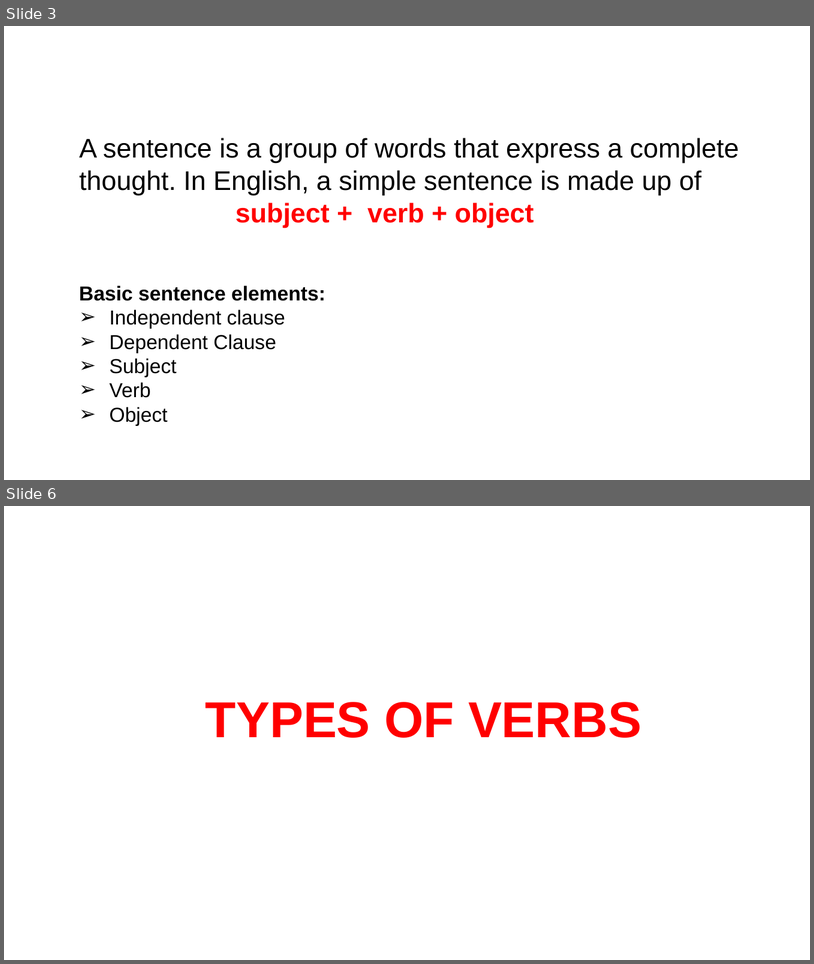
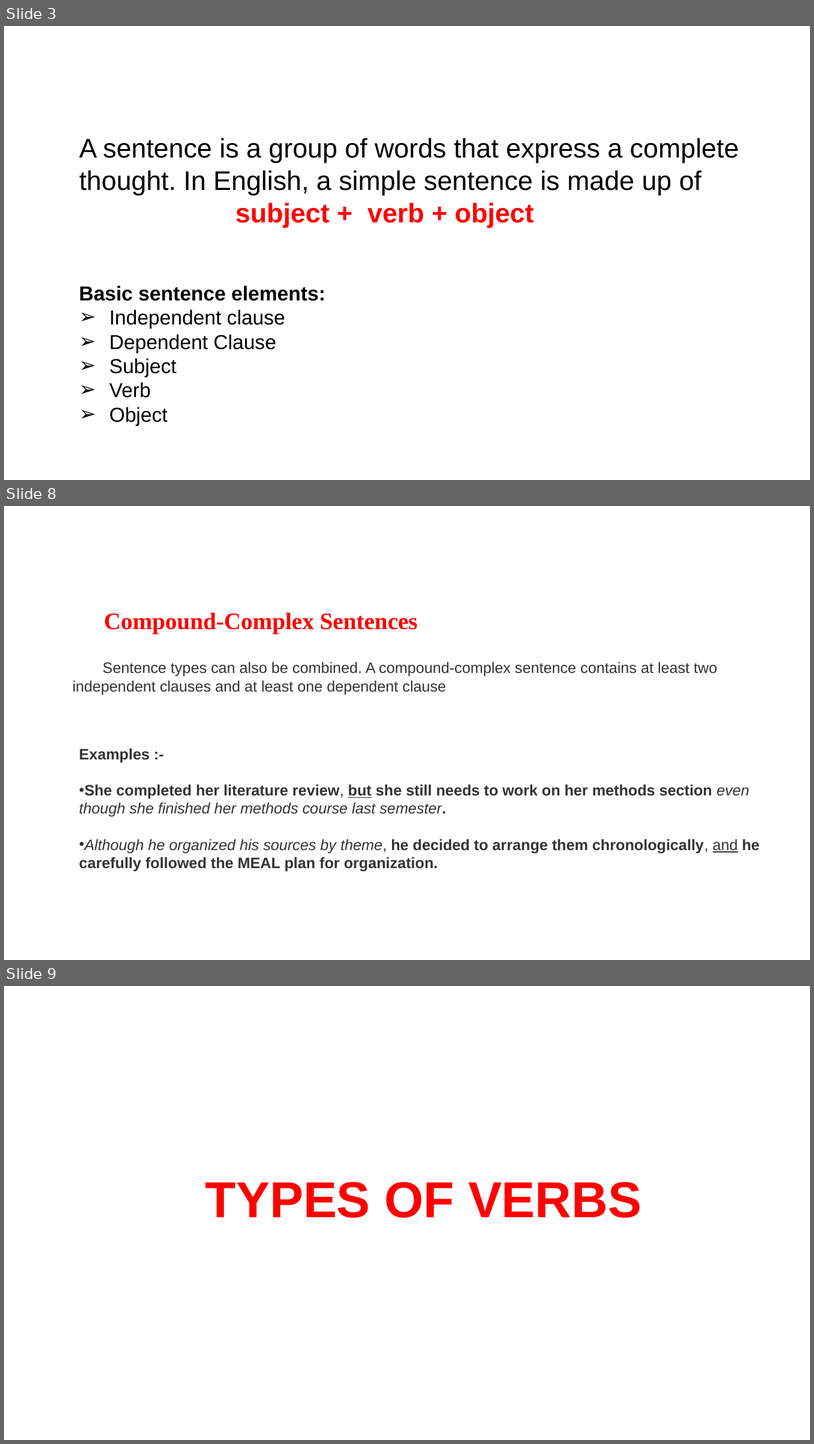
Before and after one commit to Bmadhanmohan/aws_batch_demo, a slide deck: 21_12_2023_PPT_ENGLISH.pptx. Shown one above the other, each under a label of ours: slides 3 and 6 before the commit, slides 3, 8 and 9 after it; the slides between them are not shown. The pictures are 814x964 and 814x1444 pixels, drawn with LibreOffice and Linux fonts; fonts in the diff are those of the drawing; background and template pictures are left out. Boxes give left, top, right and bottom in pixels: in the first picture for what was removed or moved away, otherwise in the second. Text is boxed around its words. In the diff, an @@ line names an element or a change of style, - is before the commit and + after.

```diff
--- a/21_12_2023_PPT_ENGLISH.pptx
+++ b/21_12_2023_PPT_ENGLISH.pptx
@@ slide 8 added at box(4, 506, 810, 960), background #FFFFFF @@
@@ text added at box(104, 612, 418, 633), 28 pt, text #FF0000, bold @@
+Compound-Complex Sentences
@@ text added at box(72, 661, 717, 694), 18 pt, text #333333 @@
+Sentence types can also be combined. A compound-complex sentence contains at least two independent clauses and at least one dependent clause
@@ text added at box(79, 748, 760, 871), 18 pt, text #333333, bold @@
+Examples :-
+• She completed her literature review, but she still needs to work on her methods section even though she finished her methods course last semester.
+• Although he organized his sources by theme, he decided to arrange them chronologically, and he carefully followed the MEAL plan for organization.
@@ what was slide 6 is now slide 9 @@
```
Also in this commit, not shown: 2 slides changed, 5 other slides added, 2 slides removed.
